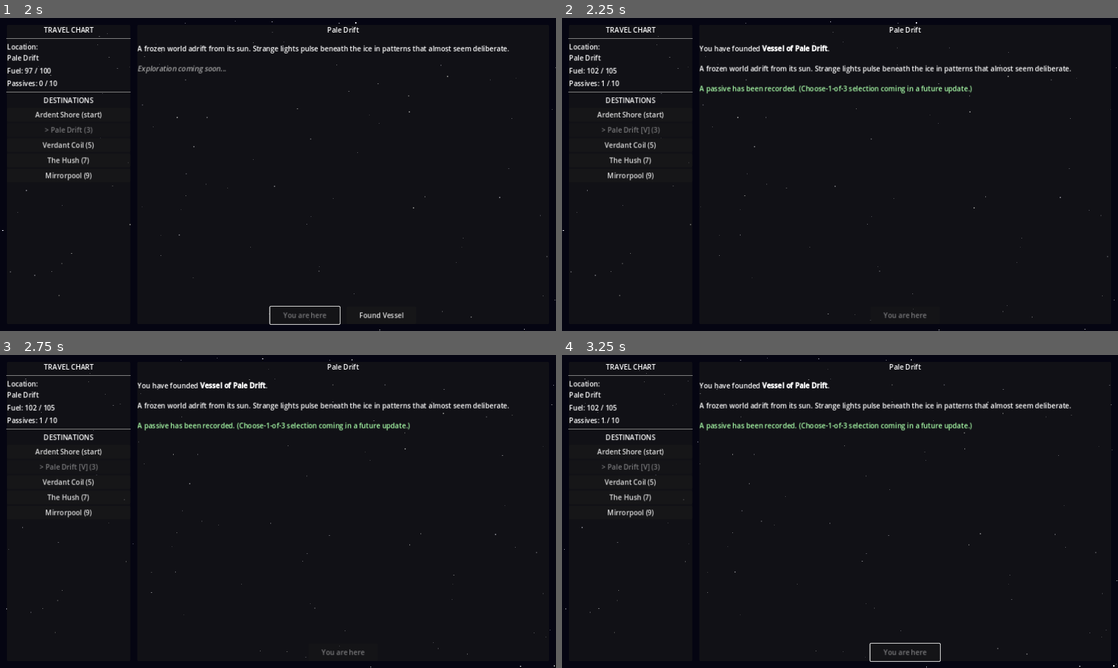
Above: before the commit, frames 1-4 (two rows, left to right).
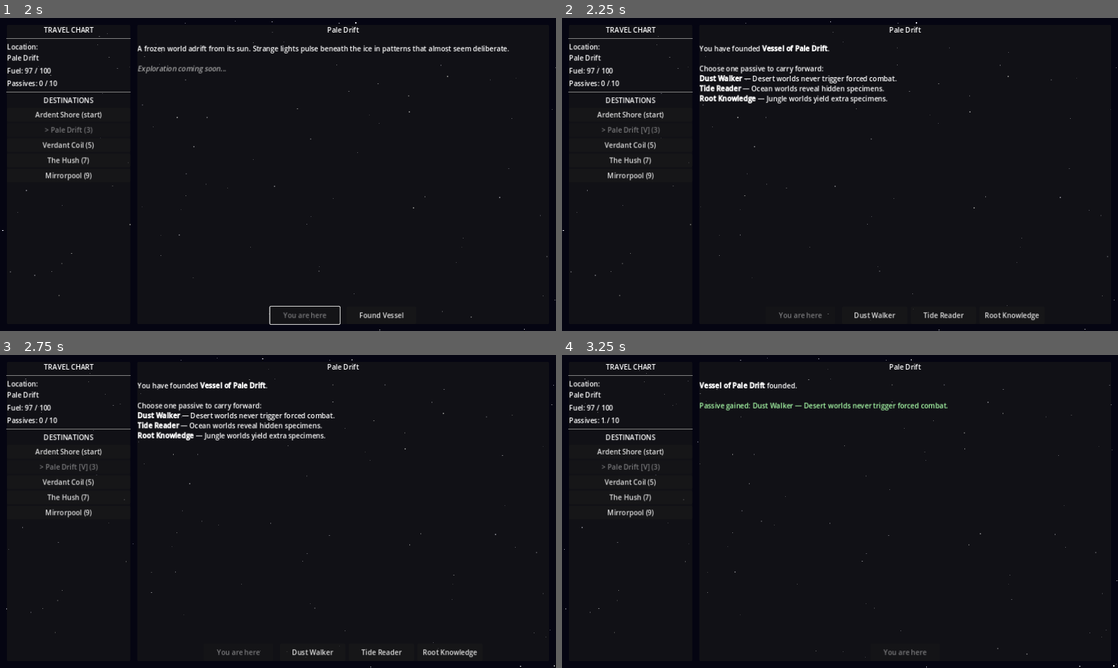
Above: after the commit, the same moments.

Repository: ColdTie/Metanoia-Vessel-2D
Game: Godot game, scene res://scenes/travel/travel_screen.tscn
Two runs of this game, one before a commit and one after it. Both use one fixed random seed, a clock stepped at 60 frames per second and the inputs below.
Inputs (mouse positions are in pixels of both pictures, inside the frame that each line leads up to):
- Up to frame 1 (2 s): click "Pale Drift (3)" at 0.5 s; click "Depart (3 fuel)" at 1.25 s
- Up to frame 2 (2.25 s): click "Found Vessel" at 2 s
- Up to frame 3 (2.75 s): no input
- Up to frame 4 (3.25 s): click (873, 652) at 2.75 s, where only the run after the commit has a clickable "Dust Walker"

Frame 1 is identical in both runs. In frame 2, 2.9% of the frame differs, in the area x 4-92%, y 15-97%; in frame 3, 2.9%; in frame 4, 2.0%.

Commit message:
Add choose-1-of-3 passive reward on settling
PASSIVE_ROSTER (6 passives), draw_passive_choices, inline choice buttons,
frost_hardened travel discount, max_fuel persisted in save.

Co-Authored-By: Claude Sonnet 5.5 <noreply@anthropic.com>
Claude-Session: https://claude.ai/code/session_01CaT2EiUrpyn2K63RDiG8WL

Diff:
--- a/scripts/autoloads/game_state.gd
+++ b/scripts/autoloads/game_state.gd
@@ -15,6 +15,17 @@
 # World catalog — initialized in _ready(); mutated when worlds are settled.
 # Each entry: {id, name, type, description, settled, vessel_name, distance, specimens}
 var world_catalog: Array = []
+
+# Passive roster (v1: 6 of the 10 needed; 4 TBD). Effects are applied in
+# _apply_passive_effect() when gained.
+const PASSIVE_ROSTER := [
+	{"id": "founding_bonus", "name": "Founding Bonus", "desc": "The act of founding grants clarity. +5 max fuel."},
+	{"id": "root_knowledge", "name": "Root Knowledge", "desc": "Jungle worlds yield extra specimens."},
+	{"id": "echo_listener", "name": "Echo Listener", "desc": "Unlocks extra creature dialogue options."},
+	{"id": "frost_hardened", "name": "Frost Hardened", "desc": "Ice-world travel costs 1 less fuel."},
+	{"id": "tide_reader", "name": "Tide Reader", "desc": "Ocean worlds reveal hidden specimens."},
+	{"id": "dust_walker", "name": "Dust Walker", "desc": "Desert worlds never trigger forced combat."},
+]
 
 signal world_changed(new_world: String)
 signal passive_gained(passive: Dictionary)
@@ -102,7 +113,7 @@
 	var world := get_world_by_id(world_id)
 	if world.is_empty():
 		return false
-	var cost: int = world.get("distance", 0)
+	var cost: int = get_travel_cost(world)
 	if fuel < cost:
 		return false
 	fuel -= cost
@@ -111,11 +122,45 @@
 	return true
 
 
+func has_passive(passive_id: String) -> bool:
+	for p in passives:
+		if p.get("id", "") == passive_id:
+			return true
+	return false
+
+
+# Fuel cost to reach a world, after passive modifiers.
+func get_travel_cost(world: Dictionary) -> int:
+	var cost: int = world.get("distance", 0)
+	if cost > 0 and world.get("type", "") == "ice" and has_passive("frost_hardened"):
+		cost -= 1
+	return cost
+
+
+# Draw up to `count` distinct roster passives the player does not own yet.
+func draw_passive_choices(count: int = 3) -> Array:
+	var pool: Array = []
+	for p in PASSIVE_ROSTER:
+		if not has_passive(p["id"]):
+			pool.append(p)
+	pool.shuffle()
+	return pool.slice(0, count)
+
+
 func add_passive(passive: Dictionary) -> void:
+	if has_passive(passive.get("id", "")):
+		return
 	passives.append(passive)
+	_apply_passive_effect(passive.get("id", ""))
 	passive_gained.emit(passive)
 	if passives.size() >= MAX_PASSIVES:
 		_trigger_void_check()
+
+
+func _apply_passive_effect(passive_id: String) -> void:
+	if passive_id == "founding_bonus":
+		max_fuel += 5
+		refuel(5)
 
 
 func _trigger_void_check() -> void:
--- a/scripts/autoloads/save_load.gd
+++ b/scripts/autoloads/save_load.gd
@@ -12,6 +12,7 @@
 		"specimens": GameState.specimens,
 		"credits": GameState.credits,
 		"fuel": GameState.fuel,
+		"max_fuel": GameState.max_fuel,
 		"settled_worlds": _get_settled_worlds(),
 	}
 	var file := FileAccess.open(SAVE_PATH, FileAccess.WRITE)
@@ -40,6 +41,7 @@
 	GameState.ship_decorations = data.get("ship_decorations", [])
 	GameState.specimens = data.get("specimens", [])
 	GameState.credits = data.get("credits", 0)
+	GameState.max_fuel = data.get("max_fuel", 100)
 	GameState.fuel = data.get("fuel", 100)
 	_restore_settled_worlds(data.get("settled_worlds", []))
 	return true
--- a/scripts/travel/travel_screen.gd
+++ b/scripts/travel/travel_screen.gd
@@ -22,6 +22,7 @@
 var _settle_button: Button
 
 var _selected_world_id: String = ""
+var _choice_row: HBoxContainer
 
 
 func _ready() -> void:
@@ -224,7 +225,7 @@
 	for world in GameState.world_catalog:
 		var btn := Button.new()
 		var settled_tag: String = " [V]" if world.get("settled", false) else ""
-		var dist: int = world.get("distance", 0)
+		var dist: int = GameState.get_travel_cost(world)
 		var cost_tag: String = " (%d)" % dist if dist > 0 else " (start)"
 		var is_current: bool = world["name"] == GameState.current_world
 		btn.text = ("> " if is_current else "") + world["name"] + settled_tag + cost_tag
@@ -244,7 +245,7 @@
 	_world_name_label.text = world["name"]
 	_world_desc_label.text = world.get("description", "")
 
-	var cost: int = world.get("distance", 0)
+	var cost: int = GameState.get_travel_cost(world)
 	var is_current: bool = world["name"] == GameState.current_world
 	var can_afford: bool = GameState.fuel >= cost
 
@@ -290,26 +291,44 @@
 	world["settled"] = true
 	world["vessel_name"] = "Vessel of " + world["name"]
 
-	# Grant the founding passive (choose-1-of-3 UI is TODO)
-	GameState.add_passive({
-		"id": "founding_bonus",
-		"name": "Founding Bonus",
-		"desc": "The act of founding grants clarity. +5 max fuel.",
-		"source": world["name"],
-	})
-	GameState.max_fuel += 5
-	GameState.refuel(5)
-
 	_settle_button.visible = false
 	_populate_destinations()
-	_refresh_status()
-
 	_world_desc_label.text = \
 		"You have founded [b]" + world["vessel_name"] + "[/b].\n\n" \
-		+ world.get("description", "") \
-		+ "\n\n[color=#aaffaa]A passive has been recorded. " \
-		+ "(Choose-1-of-3 selection coming in a future update.)[/color]"
-
+		+ "Choose one passive to carry forward:"
+	_show_passive_choices()
+	SaveLoad.save_game()
+
+
+func _show_passive_choices() -> void:
+	var choices := GameState.draw_passive_choices(3)
+	if choices.is_empty():
+		return
+	_choice_row = HBoxContainer.new()
+	_choice_row.add_theme_constant_override("separation", 8)
+	_settle_button.get_parent().add_child(_choice_row)
+	for p in choices:
+		var btn := Button.new()
+		btn.text = p["name"]
+		btn.tooltip_text = p["desc"]
+		btn.custom_minimum_size = Vector2(150.0, 40.0)
+		btn.pressed.connect(func(): _on_passive_chosen(p))
+		_choice_row.add_child(btn)
+		_world_desc_label.text += "\n[b]%s[/b] — %s" % [p["name"], p["desc"]]
+
+
+func _on_passive_chosen(p: Dictionary) -> void:
+	var world := GameState.get_world_by_id(_selected_world_id)
+	GameState.add_passive({
+		"id": p["id"], "name": p["name"], "desc": p["desc"],
+		"source": world.get("name", ""),
+	})
+	_choice_row.queue_free()
+	_choice_row = null
+	_refresh_status()
+	_world_desc_label.text = \
+		"[b]" + world.get("vessel_name", "") + "[/b] founded.\n\n" \
+		+ "[color=#aaffaa]Passive gained: " + p["name"] + " — " + p["desc"] + "[/color]"
 	SaveLoad.save_game()
 
 
Not shown, changed: design/content-log.md
Not shown, changed: design/systems.md
